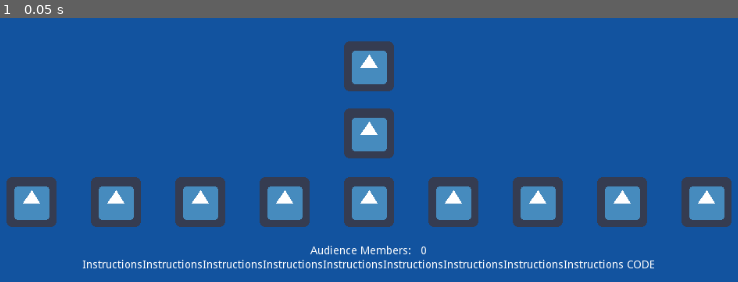
Above: before the commit, frame 1.
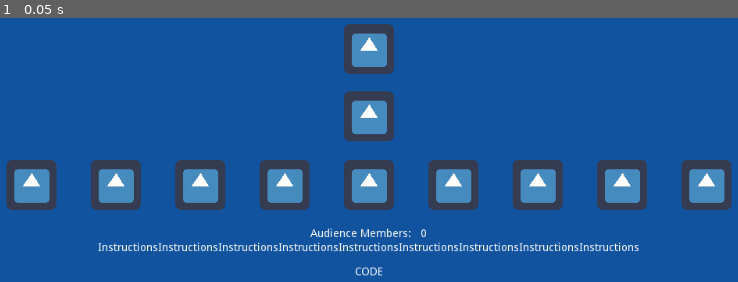
Above: after the commit, the same moment.

Repository: jmpoholarz/Memoji
Game: Godot game, scene res://titleScreen.tscn
The game is run twice, just before and just after one commit, with the same random seed, the same clock (stepped at 60 frames per second) and the same inputs. The project has no main scene, so this scene is started directly. The engine's default icon, where the game draws it, is replaced by a stand-in: a white triangle on a blue panel in a dark square.
Inputs:
- Up to frame 1 (0.05 s): no input

The runs differ from the first frame. In frame 1, 17% of the frame differs, in the area x 0-100%, y 2-98%.

Commit message:
More centering for looks

Diff:
--- a/MemojiHost/titleScreen.tscn
+++ b/MemojiHost/titleScreen.tscn
@@ -18,39 +18,6 @@
 size_flags_vertical = 1
 
 [node name="ColorRect" type="ColorRect" parent="." index="0"]
-
-anchor_left = 0.0
-anchor_top = 0.0
-anchor_right = 0.0
-anchor_bottom = 0.0
-margin_right = 1024.0
-margin_bottom = 600.0
-rect_pivot_offset = Vector2( 0, 0 )
-rect_clip_content = false
-mouse_filter = 0
-mouse_default_cursor_shape = 0
-size_flags_horizontal = 1
-size_flags_vertical = 1
-color = Color( 0.0732422, 0.327568, 0.625, 1 )
-_sections_unfolded = [ "Margin", "Rect" ]
-
-[node name="MarginContainer2" type="MarginContainer" parent="." index="1"]
-
-anchor_left = 0.0
-anchor_top = 0.0
-anchor_right = 0.0
-anchor_bottom = 0.0
-margin_right = 1024.0
-margin_bottom = 600.0
-rect_pivot_offset = Vector2( 0, 0 )
-rect_clip_content = false
-mouse_filter = 0
-mouse_default_cursor_shape = 0
-size_flags_horizontal = 1
-size_flags_vertical = 1
-_sections_unfolded = [ "Margin" ]
-
-[node name="MarginContainer3" type="MarginContainer" parent="MarginContainer2" index="0"]
 
 anchor_left = 0.0
 anchor_top = 0.0
@@ -65,12 +32,47 @@
 mouse_default_cursor_shape = 0
 size_flags_horizontal = 1
 size_flags_vertical = 1
-custom_constants/margin_right = 20
-custom_constants/margin_top = 20
-custom_constants/margin_left = 20
-custom_constants/margin_bottom = 20
+color = Color( 0.0732422, 0.327568, 0.625, 1 )
+_sections_unfolded = [ "Margin", "Rect" ]
+
+[node name="MarginContainer2" type="MarginContainer" parent="." index="1"]
+
+anchor_left = 0.0
+anchor_top = 0.0
+anchor_right = 0.0
+anchor_bottom = 0.0
+margin_left = 8.0
+margin_right = 1024.0
+margin_bottom = 600.0
+rect_pivot_offset = Vector2( 0, 0 )
+rect_clip_content = false
+mouse_filter = 0
+mouse_default_cursor_shape = 0
+size_flags_horizontal = 1
+size_flags_vertical = 1
 _sections_unfolded = [ "Margin" ]
 
+[node name="MarginContainer3" type="MarginContainer" parent="MarginContainer2" index="0"]
+
+anchor_left = 0.0
+anchor_top = 0.0
+anchor_right = 0.0
+anchor_bottom = 0.0
+margin_left = 8.0
+margin_right = 1016.0
+margin_bottom = 600.0
+rect_pivot_offset = Vector2( 0, 0 )
+rect_clip_content = false
+mouse_filter = 0
+mouse_default_cursor_shape = 0
+size_flags_horizontal = 1
+size_flags_vertical = 1
+custom_constants/margin_right = 20
+custom_constants/margin_top = 20
+custom_constants/margin_left = 20
+custom_constants/margin_bottom = 20
+_sections_unfolded = [ "Margin" ]
+
 [node name="VBoxContainer" type="VBoxContainer" parent="MarginContainer2/MarginContainer3" index="0"]
 
 anchor_left = 0.0
@@ -79,7 +81,7 @@
 anchor_bottom = 0.0
 margin_left = 20.0
 margin_top = 20.0
-margin_right = 996.0
+margin_right = 988.0
 margin_bottom = 580.0
 rect_pivot_offset = Vector2( 0, 0 )
 rect_clip_content = false
@@ -96,9 +98,9 @@
 anchor_top = 0.0
 anchor_right = 0.0
 anchor_bottom = 0.0
-margin_top = 124.0
-margin_right = 976.0
-margin_bottom = 224.0
+margin_top = 102.0
+margin_right = 968.0
+margin_bottom = 202.0
 rect_pivot_offset = Vector2( 0, 0 )
 rect_clip_content = false
 mouse_filter = 1
@@ -113,7 +115,7 @@
 anchor_top = 0.0
 anchor_right = 0.0
 anchor_bottom = 0.0
-margin_right = 976.0
+margin_right = 968.0
 margin_bottom = 100.0
 rect_min_size = Vector2( 100, 100 )
 rect_pivot_offset = Vector2( 0, 0 )
@@ -135,7 +137,7 @@
 anchor_bottom = 0.0
 margin_left = 20.0
 margin_top = 20.0
-margin_right = 956.0
+margin_right = 948.0
 margin_bottom = 80.0
 rect_min_size = Vector2( 600, 10 )
 rect_pivot_offset = Vector2( 0, 0 )
@@ -154,9 +156,9 @@
 anchor_top = 0.0
 anchor_right = 0.0
 anchor_bottom = 0.0
-margin_top = 228.0
-margin_right = 976.0
-margin_bottom = 400.0
+margin_top = 206.0
+margin_right = 968.0
+margin_bottom = 378.0
 rect_pivot_offset = Vector2( 0, 0 )
 rect_clip_content = false
 mouse_filter = 1
@@ -172,7 +174,7 @@
 anchor_top = 0.0
 anchor_right = 0.0
 anchor_bottom = 0.0
-margin_right = 976.0
+margin_right = 968.0
 margin_bottom = 64.0
 rect_pivot_offset = Vector2( 0, 0 )
 rect_clip_content = false
@@ -188,7 +190,7 @@
 anchor_top = 0.0
 anchor_right = 0.0
 anchor_bottom = 0.0
-margin_right = 976.0
+margin_right = 968.0
 margin_bottom = 64.0
 rect_pivot_offset = Vector2( 0, 0 )
 rect_clip_content = false
@@ -206,7 +208,7 @@
 anchor_right = 0.0
 anchor_bottom = 0.0
 margin_top = 68.0
-margin_right = 976.0
+margin_right = 968.0
 margin_bottom = 172.0
 rect_pivot_offset = Vector2( 0, 0 )
 rect_clip_content = false
@@ -222,7 +224,7 @@
 anchor_top = 0.0
 anchor_right = 0.0
 anchor_bottom = 0.0
-margin_right = 976.0
+margin_right = 968.0
 margin_bottom = 104.0
 rect_pivot_offset = Vector2( 0, 0 )
 rect_clip_content = false
@@ -238,8 +240,7 @@
 anchor_top = 0.0
 anchor_right = 0.0
 anchor_bottom = 0.0
-margin_left = 4.0
-margin_right = 108.0
+margin_right = 104.0
 margin_bottom = 104.0
 rect_pivot_offset = Vector2( 0, 0 )
 rect_clip_content = false
@@ -278,8 +279,8 @@
 anchor_top = 0.0
 anchor_right = 0.0
 anchor_bottom = 0.0
-margin_left = 112.0
-margin_right = 216.0
+margin_left = 108.0
+margin_right = 212.0
 margin_bottom = 104.0
 rect_pivot_offset = Vector2( 0, 0 )
 rect_clip_content = false
@@ -318,8 +319,8 @@
 anchor_top = 0.0
 anchor_right = 0.0
 anchor_bottom = 0.0
-margin_left = 220.0
-margin_right = 324.0
+margin_left = 216.0
+margin_right = 320.0
 margin_bottom = 104.0
 rect_pivot_offset = Vector2( 0, 0 )
 rect_clip_content = false
@@ -358,8 +359,8 @@
 anchor_top = 0.0
 anchor_right = 0.0
 anchor_bottom = 0.0
-margin_left = 328.0
-margin_right = 432.0
+margin_left = 324.0
+margin_right = 428.0
 margin_bottom = 104.0
 rect_pivot_offset = Vector2( 0, 0 )
 rect_clip_content = false
@@ -398,8 +399,8 @@
 anchor_top = 0.0
 anchor_right = 0.0
 anchor_bottom = 0.0
-margin_left = 436.0
-margin_right = 540.0
+margin_left = 432.0
+margin_right = 536.0
 margin_bottom = 104.0
 rect_pivot_offset = Vector2( 0, 0 )
 rect_clip_content = false
@@ -438,8 +439,8 @@
 anchor_top = 0.0
 anchor_right = 0.0
 anchor_bottom = 0.0
-margin_left = 544.0
-margin_right = 648.0
+margin_left = 540.0
+margin_right = 644.0
 margin_bottom = 104.0
 rect_pivot_offset = Vector2( 0, 0 )
 rect_clip_content = false
@@ -478,8 +479,8 @@
 anchor_top = 0.0
 anchor_right = 0.0
 anchor_bottom = 0.0
-margin_left = 652.0
-margin_right = 756.0
+margin_left = 648.0
+margin_right = 752.0
 margin_bottom = 104.0
 rect_pivot_offset = Vector2( 0, 0 )
 rect_clip_content = false
@@ -518,8 +519,8 @@
 anchor_top = 0.0
 anchor_right = 0.0
 anchor_bottom = 0.0
-margin_left = 760.0
-margin_right = 864.0
+margin_left = 756.0
+margin_right = 860.0
 margin_bottom = 104.0
 rect_pivot_offset = Vector2( 0, 0 )
 rect_clip_content = false
@@ -558,8 +559,8 @@
 anchor_top = 0.0
 anchor_right = 0.0
 anchor_bottom = 0.0
-margin_left = 868.0
-margin_right = 972.0
+margin_left = 864.0
+margin_right = 968.0
 margin_bottom = 104.0
 rect_pivot_offset = Vector2( 0, 0 )
 rect_clip_content = false
@@ -598,9 +599,9 @@
 anchor_top = 0.0
 anchor_right = 0.0
 anchor_bottom = 0.0
-margin_top = 404.0
-margin_right = 976.0
-margin_bottom = 418.0
+margin_top = 382.0
+margin_right = 968.0
+margin_bottom = 396.0
 rect_pivot_offset = Vector2( 0, 0 )
 rect_clip_content = false
 mouse_filter = 1
@@ -615,7 +616,7 @@
 anchor_top = 0.0
 anchor_right = 0.0
 anchor_bottom = 0.0
-margin_right = 976.0
+margin_right = 968.0
 margin_bottom = 14.0
 rect_pivot_offset = Vector2( 0, 0 )
 rect_clip_content = false
@@ -631,8 +632,8 @@
 anchor_top = 0.0
 anchor_right = 0.0
 anchor_bottom = 0.0
-margin_left = 413.0
-margin_right = 550.0
+margin_left = 409.0
+margin_right = 546.0
 margin_bottom = 14.0
 rect_min_size = Vector2( 10, 10 )
 rect_pivot_offset = Vector2( 0, 0 )
@@ -669,8 +670,8 @@
 anchor_top = 0.0
 anchor_right = 0.0
 anchor_bottom = 0.0
-margin_left = 554.0
-margin_right = 562.0
+margin_left = 550.0
+margin_right = 558.0
 margin_bottom = 14.0
 rect_pivot_offset = Vector2( 0, 0 )
 rect_clip_content = false
@@ -706,9 +707,9 @@
 anchor_top = 0.0
 anchor_right = 0.0
 anchor_bottom = 0.0
-margin_top = 422.0
-margin_right = 976.0
-margin_bottom = 436.0
+margin_top = 400.0
+margin_right = 968.0
+margin_bottom = 458.0
 rect_pivot_offset = Vector2( 0, 0 )
 rect_clip_content = false
 mouse_filter = 1
@@ -723,7 +724,7 @@
 anchor_top = 0.0
 anchor_right = 0.0
 anchor_bottom = 0.0
-margin_right = 976.0
+margin_right = 968.0
 margin_bottom = 14.0
 rect_pivot_offset = Vector2( 0, 0 )
 rect_clip_content = false
@@ -739,8 +740,8 @@
 anchor_top = 0.0
 anchor_right = 0.0
 anchor_bottom = 0.0
-margin_left = 121.0
-margin_right = 814.0
+margin_left = 137.0
+margin_right = 830.0
 margin_bottom = 14.0
 rect_min_size = Vector2( 10, 10 )
 rect_pivot_offset = Vector2( 0, 0 )
@@ -771,15 +772,15 @@
 lines_skipped = 0
 max_lines_visible = -1
 
-[node name="HBoxContainer2" type="HBoxContainer" parent="MarginContainer2/MarginContainer3/VBoxContainer/VBoxContainer4/HBoxContainer" index="1"]
-
-anchor_left = 0.0
-anchor_top = 0.0
-anchor_right = 0.0
-anchor_bottom = 0.0
-margin_left = 818.0
-margin_right = 854.0
-margin_bottom = 14.0
+[node name="HBoxContainer2" type="HBoxContainer" parent="MarginContainer2/MarginContainer3/VBoxContainer/VBoxContainer4" index="1"]
+
+anchor_left = 0.0
+anchor_top = 0.0
+anchor_right = 0.0
+anchor_bottom = 0.0
+margin_top = 18.0
+margin_right = 968.0
+margin_bottom = 58.0
 rect_min_size = Vector2( 10, 10 )
 rect_pivot_offset = Vector2( 0, 0 )
 rect_clip_content = false
@@ -787,24 +788,28 @@
 mouse_default_cursor_shape = 0
 size_flags_horizontal = 1
 size_flags_vertical = 1
-alignment = 0
-_sections_unfolded = [ "Rect" ]
-
-[node name="Label" type="Label" parent="MarginContainer2/MarginContainer3/VBoxContainer/VBoxContainer4/HBoxContainer/HBoxContainer2" index="0"]
-
-anchor_left = 0.0
-anchor_top = 0.0
-anchor_right = 0.0
-anchor_bottom = 0.0
-margin_right = 36.0
-margin_bottom = 14.0
+alignment = 1
+
+[node name="Label" type="Label" parent="MarginContainer2/MarginContainer3/VBoxContainer/VBoxContainer4/HBoxContainer2" index="0"]
+
+anchor_left = 0.0
+anchor_top = 0.0
+anchor_right = 0.0
+anchor_bottom = 0.0
+margin_left = 459.0
+margin_right = 509.0
+margin_bottom = 40.0
+rect_min_size = Vector2( 50, 40 )
 rect_pivot_offset = Vector2( 0, 0 )
 rect_clip_content = false
 mouse_filter = 2
 mouse_default_cursor_shape = 0
 size_flags_horizontal = 1
-size_flags_vertical = 4
+size_flags_vertical = 1
 text = "CODE"
+align = 1
+valign = 1
 percent_visible = 1.0
 lines_skipped = 0
 max_lines_visible = -1
+_sections_unfolded = [ "custom_fonts" ]
